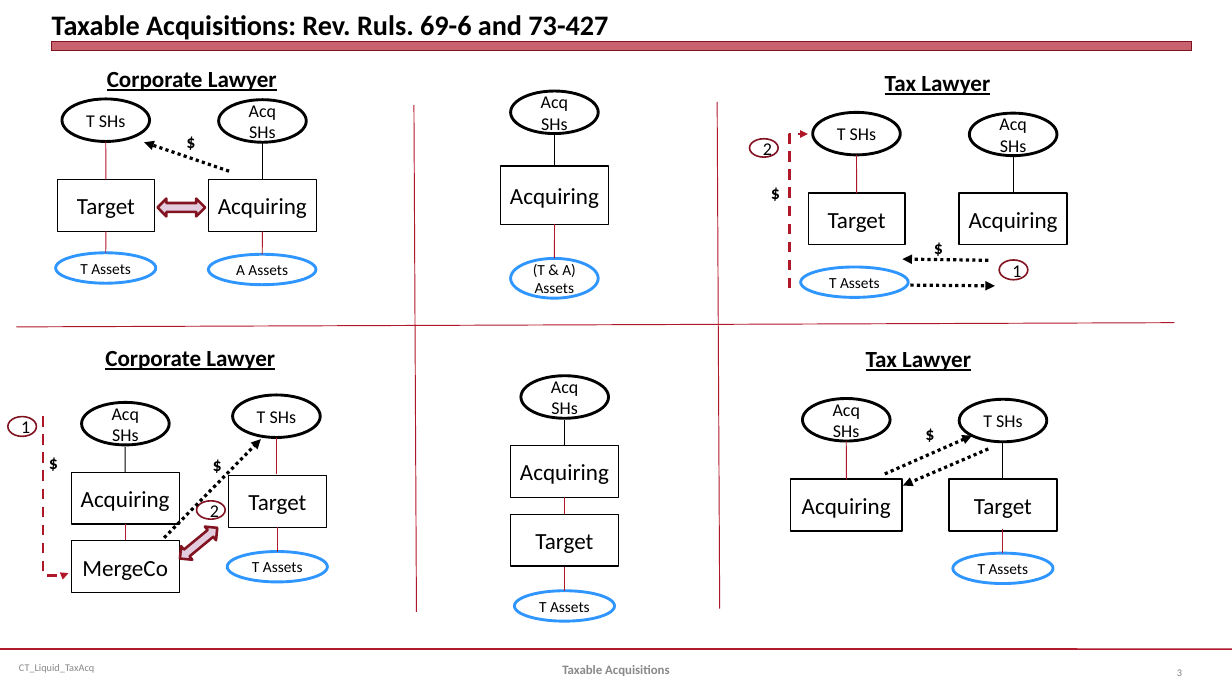
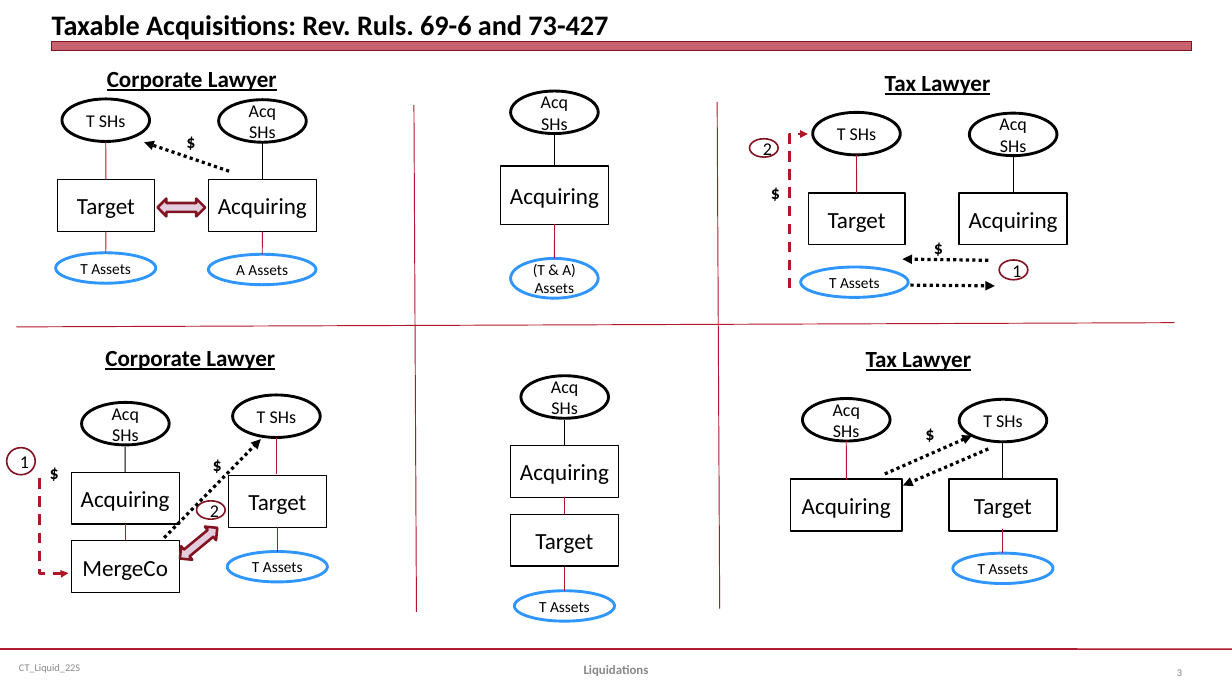
Before and after one commit to jmc877/Corporate-Tax, a slide deck: slide 3 of slides/CT_Liquid_22S.pptx. Drawn at 1232x693 pixels with LibreOffice and Linux fonts; fonts in the diff are those of the drawing. Boxes give left, top, right and bottom in pixels: in the first picture for what was removed or moved away, otherwise in the second. Text is boxed around its words. In the diff, an @@ line names an element or a change of style, - is before the commit and + after.

```diff
--- a/slides/CT_Liquid_22S.pptx
+++ b/slides/CT_Liquid_22S.pptx
@@ ellipse "1": place and size @@
-ellipse "1" at (7,417,36,436)
+ellipse "1" at (6,447,35,474)
@@ elbow arrow moved from (43, 416) - (68, 573) to (40, 479) - (68, 573) @@
@@ text "$": place and size @@
-text "$" at (40,447,67,479)
+text "$" at (41,457,68,489)
@@ text at (19,664,80,673): text changed @@
-CT_Liquid_TaxAcq
+CT_Liquid_22S
@@ text at (584,665,649,676): text changed @@
-Taxable Acquisitions
+Liquidations
```
Also in this commit, not shown: 14 other slides changed, 4 slides added, 16 slides removed, 2 other files.
